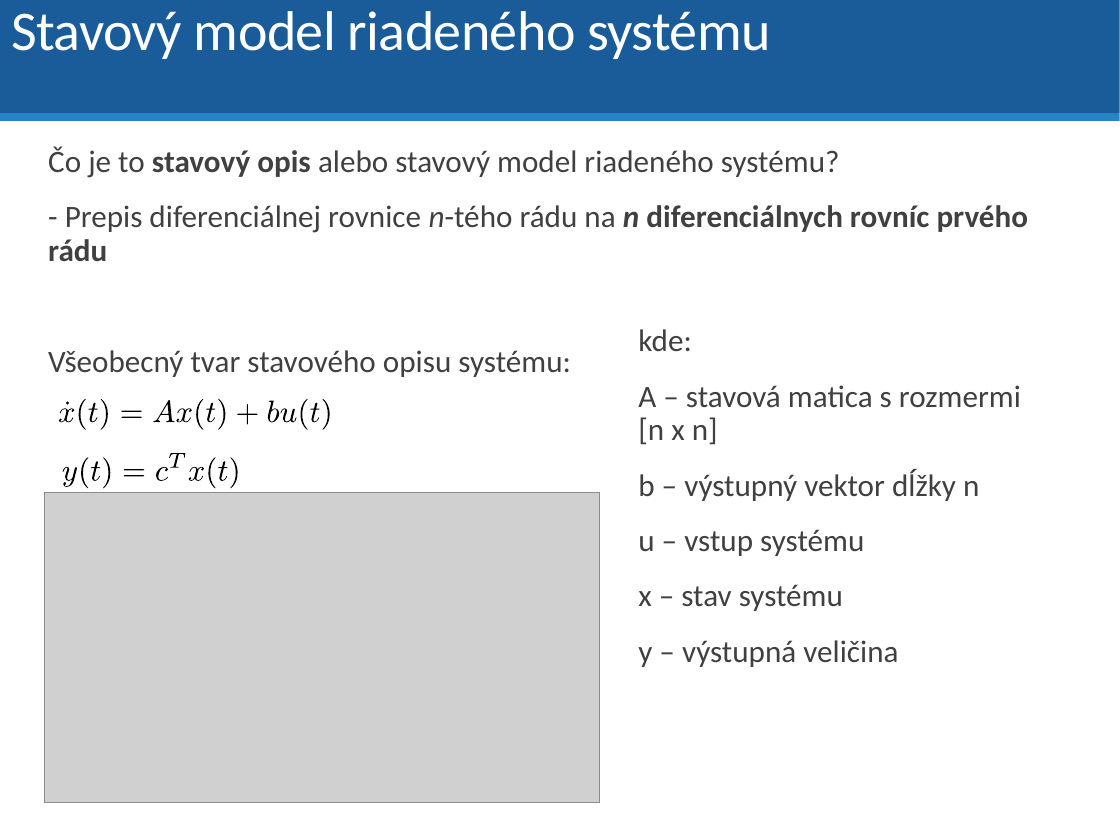
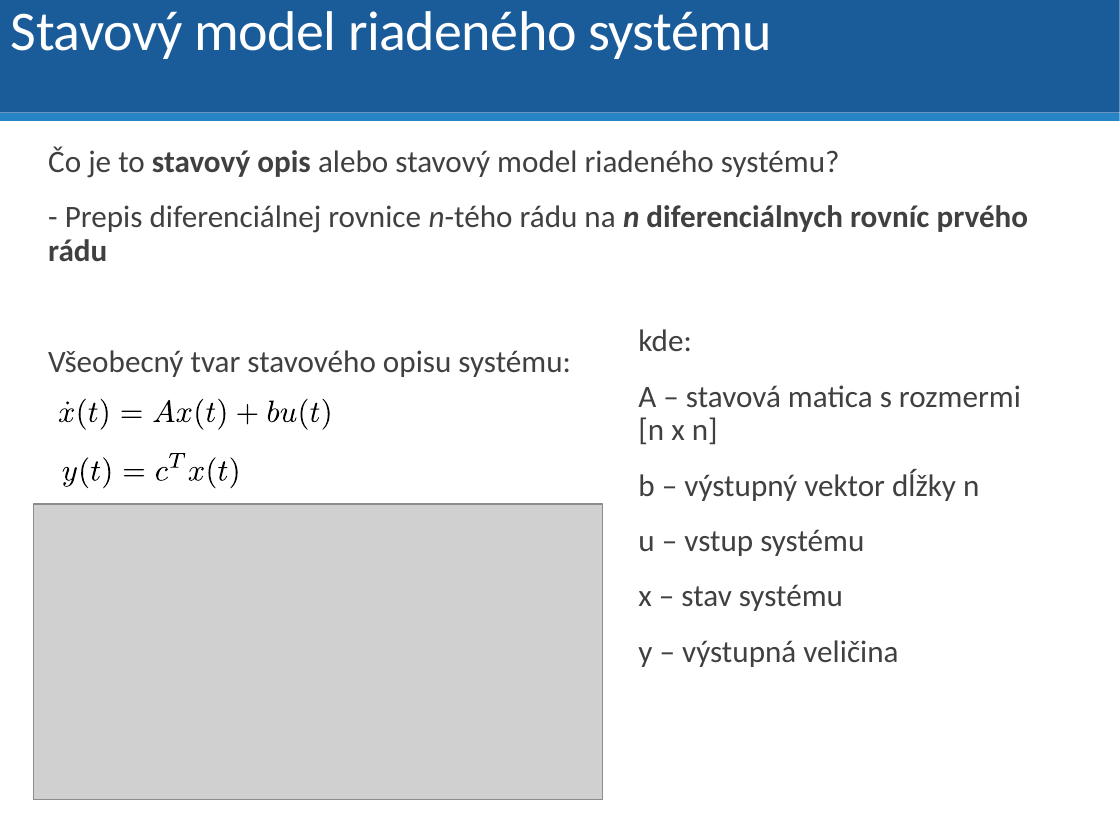
Before and after one commit to dodekm/TeamProjektKybernetika, a slide deck: slide 5 of Nove prednasky/P5 Stavový opis, Stabilita.pptx. Drawn at 1120x840 pixels with LibreOffice and Linux fonts; fonts in the diff are those of the drawing; grey boxes stand for pictures. Boxes give left, top, right and bottom in pixels: in the first picture for what was removed or moved away, otherwise in the second. Text is boxed around its words. In the diff, an @@ line names an element or a change of style, - is before the commit and + after.

```diff
--- a/Nove prednasky/P5 Stavový opis, Stabilita.pptx
+++ b/Nove prednasky/P5 Stavový opis, Stabilita.pptx
@@ text "Stavový model riadeného systému" at <box>11,11,772,59</box>: letter spacing -0.4 to -0.3 pt @@
@@ outline redrawn in 3 elements at <box>59,409,75,423</box>, <box>156,467,168,482</box>, <box>188,467,204,482</box> @@
@@ picture: place and size @@
-picture at <box>45,493,599,802</box>
+picture at <box>34,504,603,800</box>
```
Also in this commit, not shown: 24 other slides changed, 4 slides added, 2 slides removed, 2 other files.
